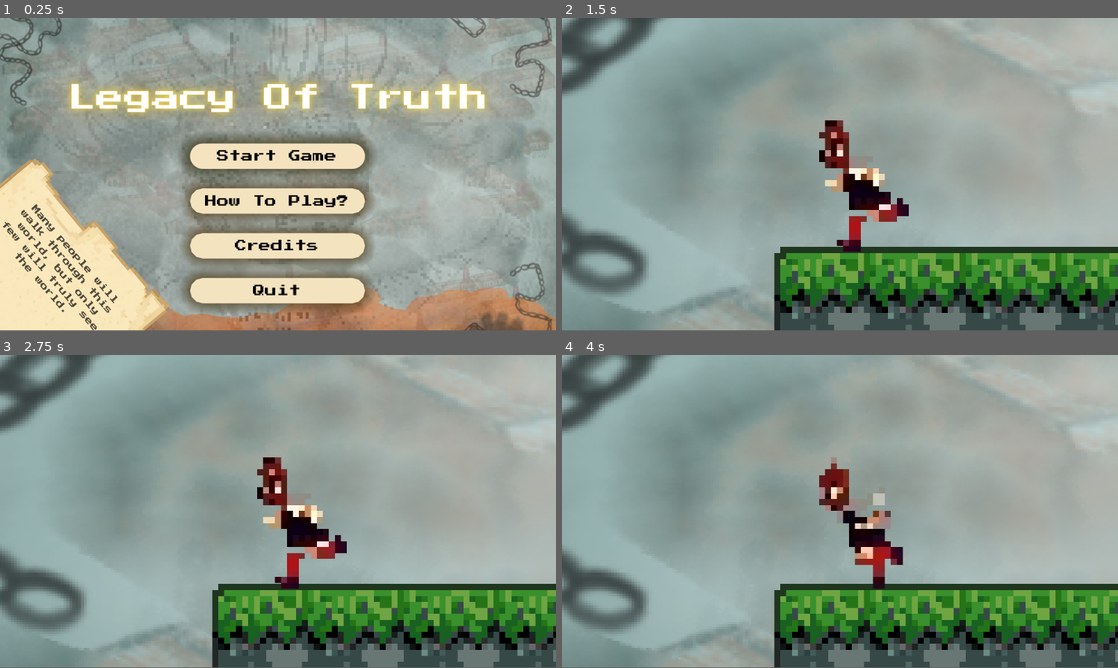
Above: before the commit, frames 1-4 (two rows, left to right).
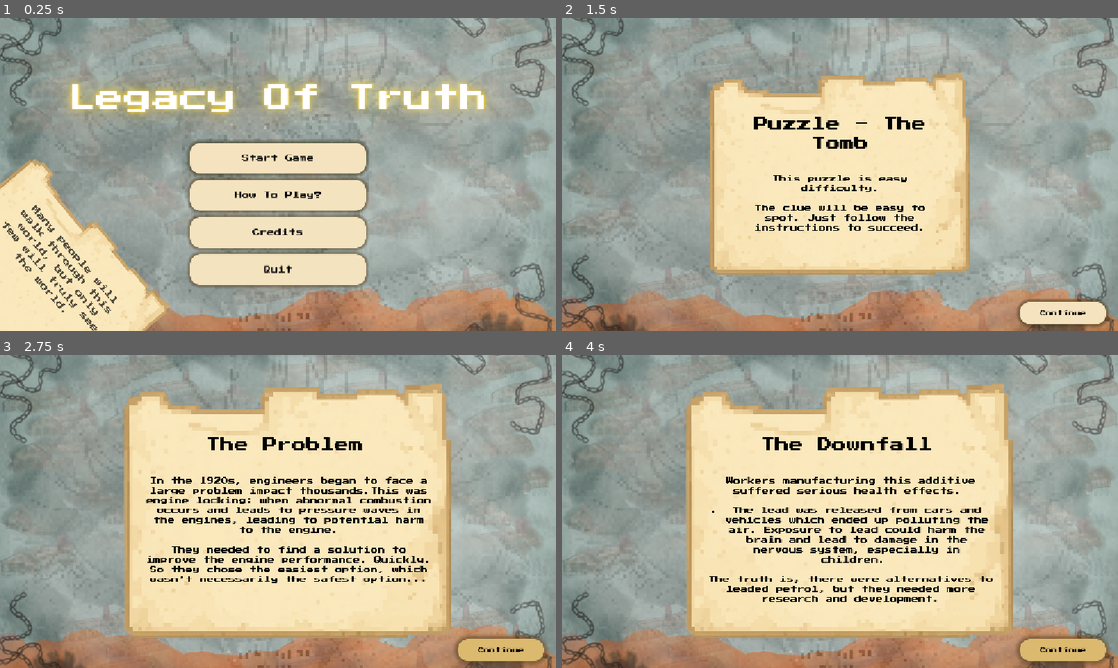
Above: after the commit, the same moments.

Repository: Anya-Gupta2025/legacy_of_truth_game
Game: Godot game, scene res://main_menu/main_menu.tscn
Two runs of this game, one before a commit and one after it. Both use one fixed random seed, a clock stepped at 60 frames per second and the inputs below.
Inputs (mouse positions are in pixels of both pictures, inside the frame that each line leads up to):
- Up to frame 1 (0.25 s): no input
- Up to frame 2 (1.5 s): click "Start Game" at 0.5 s; click (1017, 158) at 1.27 s
- Up to frame 3 (2.75 s): click (500, 649) at 2 s, where only the run after the commit has a clickable "Continue"
- Up to frame 4 (4 s): click (1062, 649) at 2.75 s, where only the run after the commit has a clickable "Continue"; click (1062, 649) at 3.5 s, where only the run after the commit has a clickable "Continue"
In our replay, the window is 800x449 before the commit and 800x450 after it. These sizes can differ from the game's own. Grey fills any space a smaller window leaves; there, only what the larger window draws over its background counts as a difference.

The runs differ from the first frame. In frame 1, 14% of the frame differs, in the area x 0-100%, y 0-100%; in frame 2, 66%; in frame 3, 76%; in frame 4, 76%.

Commit message:
Fixed sizing issue and almost finished wordle game

Diff:
--- a/legacy-of-truth/main_menu/main_menu.tscn
+++ b/legacy-of-truth/main_menu/main_menu.tscn
@@ -71,10 +71,10 @@
 anchor_top = 0.5
 anchor_right = 0.5
 anchor_bottom = 0.5
-offset_left = -58.5
-offset_top = -21.0
-offset_right = 58.5
-offset_bottom = 86.0
+offset_left = -182.0
+offset_top = -65.0
+offset_right = 182.0
+offset_bottom = 229.0
 grow_horizontal = 2
 grow_vertical = 2
 theme_override_constants/separation = 13
@@ -86,7 +86,7 @@
 theme_override_colors/font_pressed_color = Color(0, 0, 0, 1)
 theme_override_colors/font_hover_color = Color(0, 0, 0, 1)
 theme_override_fonts/font = ExtResource("2_fu7sn")
-theme_override_font_sizes/font_size = 8
+theme_override_font_sizes/font_size = 15
 theme_override_styles/normal = SubResource("StyleBoxFlat_1r0yl")
 theme_override_styles/pressed = SubResource("StyleBoxFlat_7vrkn")
 theme_override_styles/hover = SubResource("StyleBoxFlat_fu7sn")
@@ -99,7 +99,7 @@
 theme_override_colors/font_pressed_color = Color(0, 0, 0, 1)
 theme_override_colors/font_hover_color = Color(0, 0, 0, 1)
 theme_override_fonts/font = ExtResource("2_fu7sn")
-theme_override_font_sizes/font_size = 8
+theme_override_font_sizes/font_size = 15
 theme_override_styles/normal = SubResource("StyleBoxFlat_ggnd6")
 theme_override_styles/pressed = SubResource("StyleBoxFlat_7vrkn")
 theme_override_styles/hover = SubResource("StyleBoxFlat_fu7sn")
@@ -112,7 +112,7 @@
 theme_override_colors/font_pressed_color = Color(0, 0, 0, 1)
 theme_override_colors/font_hover_color = Color(0, 0, 0, 1)
 theme_override_fonts/font = ExtResource("2_fu7sn")
-theme_override_font_sizes/font_size = 8
+theme_override_font_sizes/font_size = 15
 theme_override_styles/normal = SubResource("StyleBoxFlat_ggnd6")
 theme_override_styles/pressed = SubResource("StyleBoxFlat_7vrkn")
 theme_override_styles/hover = SubResource("StyleBoxFlat_fu7sn")
@@ -125,7 +125,7 @@
 theme_override_colors/font_pressed_color = Color(0, 0, 0, 1)
 theme_override_colors/font_hover_color = Color(0, 0, 0, 1)
 theme_override_fonts/font = ExtResource("2_fu7sn")
-theme_override_font_sizes/font_size = 8
+theme_override_font_sizes/font_size = 15
 theme_override_styles/normal = SubResource("StyleBoxFlat_ggnd6")
 theme_override_styles/pressed = SubResource("StyleBoxFlat_7vrkn")
 theme_override_styles/hover = SubResource("StyleBoxFlat_fu7sn")
--- a/legacy-of-truth/project.godot
+++ b/legacy-of-truth/project.godot
@@ -18,8 +18,6 @@
 [display]
 
 window/stretch/mode="canvas_items"
-window/stretch/aspect="expand"
-window/stretch/scale=3.1
 
 [input]
 
--- a/legacy-of-truth/the_tomb_puzzle/tomb_puzzle_five.tscn
+++ b/legacy-of-truth/the_tomb_puzzle/tomb_puzzle_five.tscn
@@ -61,10 +61,10 @@
 anchor_top = 1.0
 anchor_right = 1.0
 anchor_bottom = 1.0
-offset_left = -73.0
-offset_top = -20.0
-offset_right = -6.0
-offset_bottom = -6.0
+offset_left = -203.0
+offset_top = -60.0
+offset_right = -25.0
+offset_bottom = -14.0
 grow_horizontal = 0
 grow_vertical = 0
 size_flags_vertical = 3
@@ -72,7 +72,7 @@
 theme_override_colors/font_pressed_color = Color(0, 0, 0, 1)
 theme_override_colors/font_hover_color = Color(0, 0, 0, 1)
 theme_override_fonts/font = ExtResource("3_4ytv0")
-theme_override_font_sizes/font_size = 6
+theme_override_font_sizes/font_size = 12
 theme_override_styles/normal = SubResource("StyleBoxFlat_h13rn")
 theme_override_styles/pressed = SubResource("StyleBoxFlat_mdfr0")
 theme_override_styles/hover = SubResource("StyleBoxFlat_okq1s")
--- a/legacy-of-truth/the_tomb_puzzle/tomb_puzzle_four.tscn
+++ b/legacy-of-truth/the_tomb_puzzle/tomb_puzzle_four.tscn
@@ -61,10 +61,10 @@
 anchor_top = 1.0
 anchor_right = 1.0
 anchor_bottom = 1.0
-offset_left = -73.0
-offset_top = -20.0
-offset_right = -6.0
-offset_bottom = -6.0
+offset_left = -203.0
+offset_top = -60.0
+offset_right = -25.0
+offset_bottom = -14.0
 grow_horizontal = 0
 grow_vertical = 0
 size_flags_vertical = 3
@@ -72,7 +72,7 @@
 theme_override_colors/font_pressed_color = Color(0, 0, 0, 1)
 theme_override_colors/font_hover_color = Color(0, 0, 0, 1)
 theme_override_fonts/font = ExtResource("3_b8v6i")
-theme_override_font_sizes/font_size = 6
+theme_override_font_sizes/font_size = 12
 theme_override_styles/normal = SubResource("StyleBoxFlat_h13rn")
 theme_override_styles/pressed = SubResource("StyleBoxFlat_mdfr0")
 theme_override_styles/hover = SubResource("StyleBoxFlat_okq1s")
--- a/legacy-of-truth/the_tomb_puzzle/tomb_puzzle_one.tscn
+++ b/legacy-of-truth/the_tomb_puzzle/tomb_puzzle_one.tscn
@@ -61,10 +61,10 @@
 anchor_top = 1.0
 anchor_right = 1.0
 anchor_bottom = 1.0
-offset_left = -74.0
-offset_top = -23.0
-offset_right = -6.0
-offset_bottom = -6.0
+offset_left = -203.0
+offset_top = -60.0
+offset_right = -25.0
+offset_bottom = -14.0
 grow_horizontal = 0
 grow_vertical = 0
 size_flags_vertical = 3
@@ -72,7 +72,7 @@
 theme_override_colors/font_pressed_color = Color(0, 0, 0, 1)
 theme_override_colors/font_hover_color = Color(0, 0, 0, 1)
 theme_override_fonts/font = ExtResource("2_hlrb6")
-theme_override_font_sizes/font_size = 6
+theme_override_font_sizes/font_size = 12
 theme_override_styles/normal = SubResource("StyleBoxFlat_h13rn")
 theme_override_styles/pressed = SubResource("StyleBoxFlat_mdfr0")
 theme_override_styles/hover = SubResource("StyleBoxFlat_okq1s")
--- a/legacy-of-truth/the_tomb_puzzle/tomb_puzzle_three.tscn
+++ b/legacy-of-truth/the_tomb_puzzle/tomb_puzzle_three.tscn
@@ -61,10 +61,10 @@
 anchor_top = 1.0
 anchor_right = 1.0
 anchor_bottom = 1.0
-offset_left = -73.0
-offset_top = -20.0
-offset_right = -6.0
-offset_bottom = -6.0
+offset_left = -203.0
+offset_top = -60.0
+offset_right = -25.0
+offset_bottom = -14.0
 grow_horizontal = 0
 grow_vertical = 0
 size_flags_vertical = 3
@@ -72,7 +72,7 @@
 theme_override_colors/font_pressed_color = Color(0, 0, 0, 1)
 theme_override_colors/font_hover_color = Color(0, 0, 0, 1)
 theme_override_fonts/font = ExtResource("3_e8mex")
-theme_override_font_sizes/font_size = 6
+theme_override_font_sizes/font_size = 12
 theme_override_styles/normal = SubResource("StyleBoxFlat_h13rn")
 theme_override_styles/pressed = SubResource("StyleBoxFlat_mdfr0")
 theme_override_styles/hover = SubResource("StyleBoxFlat_okq1s")
--- a/legacy-of-truth/the_tomb_puzzle/tomb_puzzle_two.tscn
+++ b/legacy-of-truth/the_tomb_puzzle/tomb_puzzle_two.tscn
@@ -61,10 +61,10 @@
 anchor_top = 1.0
 anchor_right = 1.0
 anchor_bottom = 1.0
-offset_left = -73.0
-offset_top = -20.0
-offset_right = -6.0
-offset_bottom = -6.0
+offset_left = -203.0
+offset_top = -60.0
+offset_right = -25.0
+offset_bottom = -14.0
 grow_horizontal = 0
 grow_vertical = 0
 size_flags_vertical = 3
@@ -72,7 +72,7 @@
 theme_override_colors/font_pressed_color = Color(0, 0, 0, 1)
 theme_override_colors/font_hover_color = Color(0, 0, 0, 1)
 theme_override_fonts/font = ExtResource("3_mqwr4")
-theme_override_font_sizes/font_size = 6
+theme_override_font_sizes/font_size = 12
 theme_override_styles/normal = SubResource("StyleBoxFlat_h13rn")
 theme_override_styles/pressed = SubResource("StyleBoxFlat_mdfr0")
 theme_override_styles/hover = SubResource("StyleBoxFlat_okq1s")
--- a/legacy-of-truth/the_tomb_puzzle/tomb_worldle.gd
+++ b/legacy-of-truth/the_tomb_puzzle/tomb_worldle.gd
@@ -102,5 +102,6 @@
 
 	# Check lose condition when all attempts are up
 	if index == buttons.size():
-		label.text = '''You lost! Try level again to get sword piece, or skip this puzzle and walk over it when you return to level.'''
+		result_layer.show()
+		label.text = "You couldn't suceed!"
 		continue_button.hide()
--- a/legacy-of-truth/the_tomb_puzzle/tomb_worldle.tscn
+++ b/legacy-of-truth/the_tomb_puzzle/tomb_worldle.tscn
@@ -246,8 +246,9 @@
 grow_horizontal = 2
 theme_override_colors/font_color = Color(0.31294692, 0.078790836, 0.038262814, 1)
 theme_override_fonts/font = ExtResource("2_kqsty")
-theme_override_font_sizes/font_size = 50
+theme_override_font_sizes/font_size = 35
 text = "You have succeeded!"
+horizontal_alignment = 1
 
 [node name="lose_label" type="Label" parent="result_layer" unique_id=1801478168]
 anchors_preset = 5
